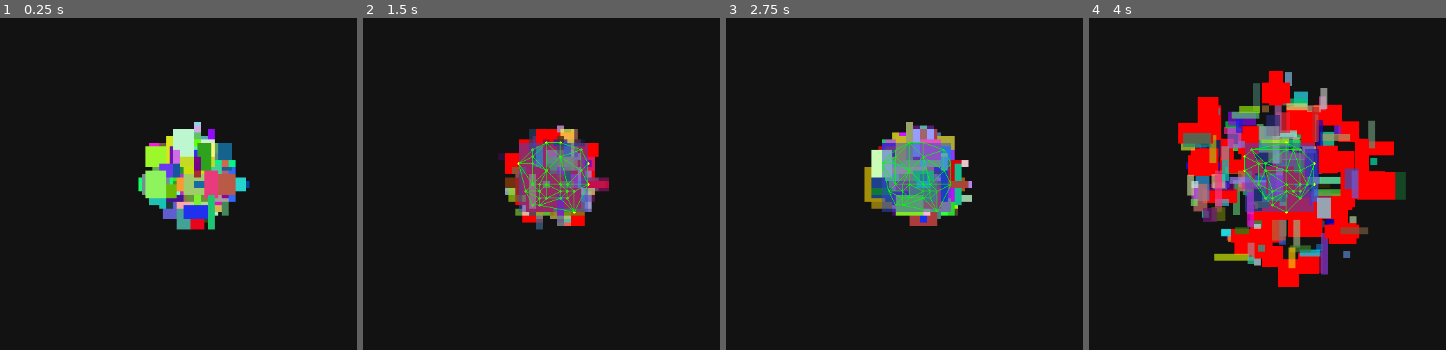
Above: before the commit, frames 1-4 (left to right).
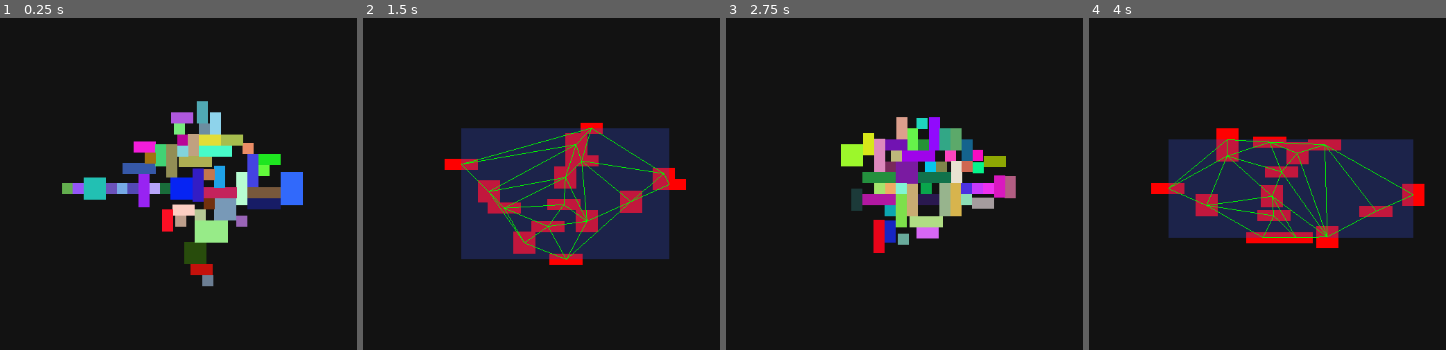
Above: after the commit, the same moments.

Repository: Horryportier/DungeonGeneration
Game: Godot game, scene res://room_generation/room_generator.tscn
Same seed, same stepped clock (60 frames per second), same inputs: the game is played once before the commit and once after it. The project has no main scene, so this scene is started directly.
Inputs:
- Up to frame 1 (0.25 s): no input
- Up to frame 2 (1.5 s): tap Space (regenrate) at 0.6 s; tap 2 (select) at 0.8, 1.35 s
- Up to frame 3 (2.75 s): tap 1 (seprate) at 1.55, 2.1 s; tap Enter at 2 s; tap Space (regenrate) at 2.3 s
- Up to frame 4 (4 s): tap Space (regenrate) at 2.75, 2.85 s; tap 2 (select) at 3.05, 3.6 s; tap 1 (seprate) at 3.8 s

The runs differ from the first frame. In frame 1, 13% of the frame differs, in the area x 17-85%, y 25-81%; in frame 2, 24%; in frame 3, 11%; in frame 4, 29%, in the area x 17-95%, y 15-82%.

Commit message:
added tirangulation

Diff:
--- a/room_generation/room_generator.gd
+++ b/room_generation/room_generator.gd
@@ -5,15 +5,17 @@
 @export var min_room_size: int = 4
 @export var max_room_size: int = 16
 @export var room_generation_radius: int = 50
-@export var selected_room_size_treshold: float = 20
+@export_range(0, 1) var selected_room_size_treshold: float = 20
 
 var rooms: Dictionary = {}
 var selected_rooms: Array = []
-var selected_room_centers: PackedVector2Array = []
 
 var delaunay: Delaunay
 var delaunay_rect: Rect2
 var triangles: Array
+
+var seperating = false
+var can_triangulate = false
 
 func get_random_point_in_circle(radius: float) -> Vector2:
 	var t = 2* PI * randf()
@@ -49,17 +51,23 @@
 		cr.position = node.position - (cr.size / 2)
 		cr.z_index = -1
 		node.position = round_room_size(get_random_point_in_circle(room_generation_radius))
+		node.mass = 100
 		rooms[node] = {"size": cr.size, "position": node.position}
 		add_child(node)
 		node.add_child(cr)
 
 func regenerate_rooms():
 	selected_rooms = []
-	selected_room_centers = []
 	for child in rooms.keys():
 		child.queue_free()
 	rooms.clear()
 	generate_rooms()
+	# seperate
+	for room in rooms.keys():
+		add_colison_shape(room)
+	seperating = true
+	get_tree().create_timer(1).timeout.connect(func():if seperating: var moving = are_rooms_moving(); seperating  = !moving; can_triangulate = moving)
+
 
 func add_colison_shape(room: Node2D):
 	if room.get_child_count() == 2:
@@ -72,30 +80,54 @@
 	room.add_child(collison_shape)
 
 
-func select_main_rooms(treshold: float) -> Array[RigidBody2D]:
-	var r: Array[RigidBody2D] = []
+func select_main_rooms(treshold: float) -> Array:
+	var r: Array = rooms.keys()
+	r.sort_custom(func(a: Node2D, b: Node2D): return rooms.get(a).get("size") > rooms.get(b).get("size"))
+	return r.slice(0, int(r.size() * treshold))
+
+
+func calculate_room_mean() -> Vector2:
+	var accum = Vector2.ZERO
 	for room in rooms.keys():
-		var size: Vector2 = rooms.get(room).get("size")
-		if size.x * size.y >= treshold:
-			room.get_child(0).color = Color.RED
-			r.append(room)
-		else:
-			room.get_child(0).color.a =  0.7
-	return r
+		accum += rooms.get(room).get("size")
+	return accum / rooms.keys().size()
 
 
 func get_room_center(room: Node2D) -> Vector2:
-	return room.position  #- (rooms.get(room).get("size") / 2)
+	return rooms.get(room).get("position")
+
+func triangulate_selected_rooms():
+	var selected_room_centers  = []
+	for room in selected_rooms:
+		selected_room_centers.append(get_room_center(room))
+
+		delaunay_rect = Delaunay.calculate_rect(selected_room_centers)
+		delaunay = Delaunay.new(delaunay_rect)
+		for point in selected_room_centers:
+			delaunay.add_point(point)
+		triangles = delaunay.triangulate()
+
+func are_rooms_moving() -> bool:
+	for room in rooms.keys() as Array[RigidBody2D]:
+		if not room.linear_velocity.is_zero_approx():
+			return false
+	return true
+
+func update_room_position():
+	for room in rooms.keys():
+		rooms.get(room)["position"] = room.position
+
 
 func _ready():
-	generate_rooms()
+	regenerate_rooms()
+
 
 func _draw():
 	draw_set_transform_matrix(global_transform.affine_inverse())
-	for center in selected_room_centers:
-		draw_circle(center, 2, Color.YELLOW)
+	if seperating:
+		return
 	if delaunay_rect:
-		draw_rect(delaunay_rect, Color(0.2,0.3, 0.8, 0.5))
+		draw_rect(delaunay_rect, Color(0.2,0.3, 0.8, 0.3))
 	for trinagle in triangles as Array[Delaunay.Triangle]:
 		if delaunay.is_border_triangle(trinagle):
 			continue
@@ -106,17 +138,15 @@
 func _process(_delta):
 	if Input.is_action_just_pressed("regenrate"):
 		regenerate_rooms()
-	if Input.is_action_just_pressed("seprate"):
-		for room in rooms.keys():
-			add_colison_shape(room)
-	if Input.is_action_just_pressed("select"):
+	if can_triangulate:
+		update_room_position()
 		selected_rooms = select_main_rooms(selected_room_size_treshold)
 		for room in selected_rooms:
-			selected_room_centers.append(get_room_center(room))
+			room.get_child(0).color = Color.RED
+		for room in rooms.keys():
+			if not selected_rooms.has(room):
+				remove_child(room)
+		triangulate_selected_rooms()
+		can_triangulate = false
 
-		delaunay_rect = Delaunay.calculate_rect(selected_room_centers)
-		delaunay = Delaunay.new(delaunay_rect)
-		for point in selected_room_centers:
-			delaunay.add_point(point)
-		triangles = delaunay.triangulate()
 	queue_redraw()
--- a/room_generation/room_generator.tscn
+++ b/room_generation/room_generator.tscn
@@ -4,10 +4,10 @@
 
 [node name="RoomGenerator" type="Node2D"]
 script = ExtResource("1_ac6gd")
-number_of_rooms = 200
-min_room_size = 10
+number_of_rooms = 50
+min_room_size = 16
 max_room_size = 64
 room_generation_radius = 64
-selected_room_size_treshold = 900.0
+selected_room_size_treshold = 0.3
 
 [node name="Camera2D" type="Camera2D" parent="."]
